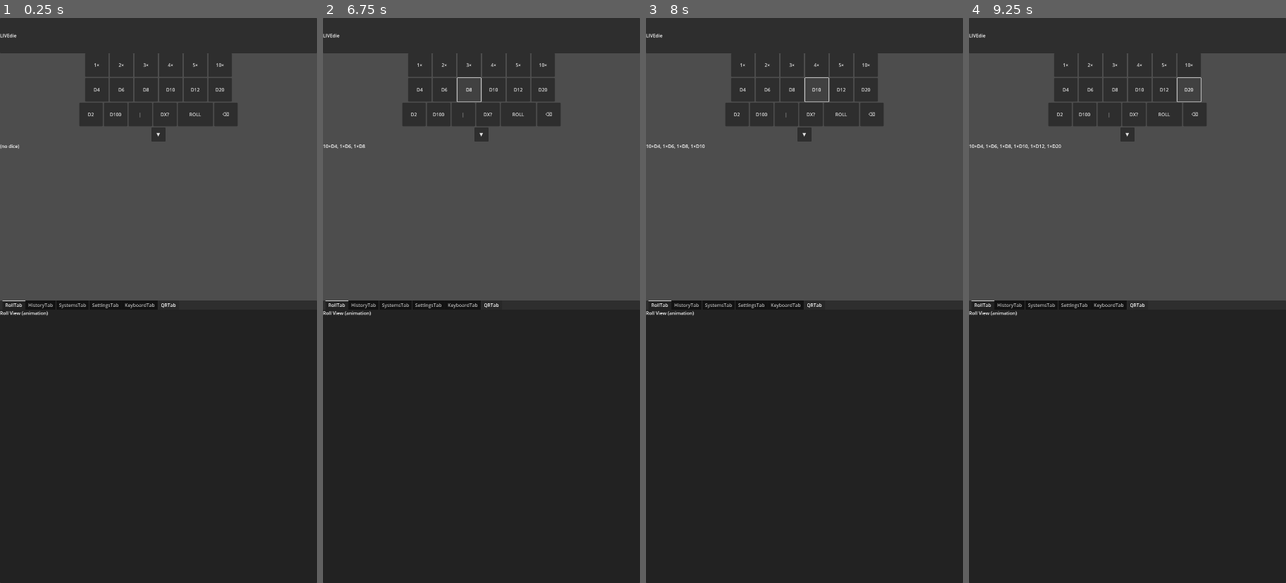
Above: before the commit, frames 1-4 (left to right).
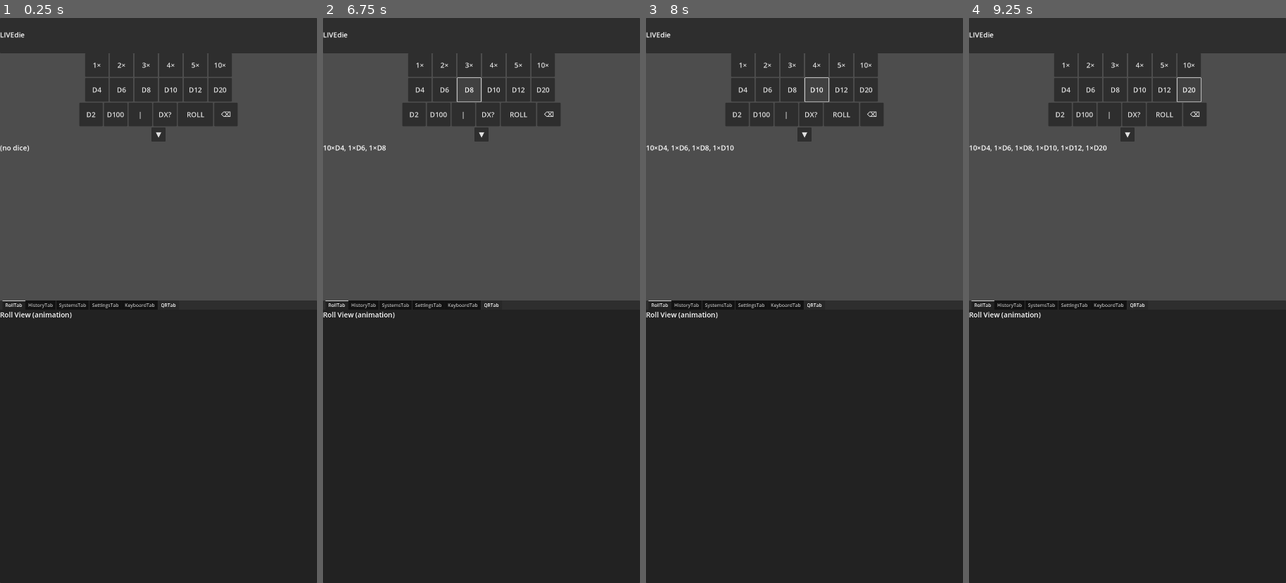
Above: after the commit, the same moments.

Repository: FromAriel/Experiments
Game: Godot game, scene res://scenes/MainUI.tscn
The game is run twice, just before and just after one commit, with the same random seed, the same clock (stepped at 60 frames per second) and the same inputs.
Inputs:
- Up to frame 1 (0.25 s): no input
- Up to frame 2 (6.75 s): click "1×" at 0.5 s; click "2×" at 1.25 s; click "3×" at 2 s; click "4×" at 2.75 s; click "5×" at 3.5 s; click "10×" at 4.25 s; click "D4" at 5 s; click "D6" at 5.75 s; click "D8" at 6.5 s
- Up to frame 3 (8 s): click "D10" at 7.25 s
- Up to frame 4 (9.25 s): click "D12" at 8 s; click "D20" at 8.75 s

The runs differ from the first frame. In frame 1, 0.6% of the frame differs, in the area x 0-73%, y 2-54%; in frame 2, 0.7%; in frame 3, 0.7%; in frame 4, 0.8%.

Commit message:
feat(ui): add scalable UI system

Diff:
--- a/LIVEdie/GOGOT/project.godot
+++ b/LIVEdie/GOGOT/project.godot
@@ -21,6 +21,7 @@
 UIEventBus="res://scripts/UIEventBus.gd"
 RNGManager="res://scripts/RNGManager.gd"
 RollExecutor="res://scripts/RollExecutor.gd"
+UIStyleManager="res://scripts/UIStyleManager.gd"
 
 [display]
 
--- a/LIVEdie/GOGOT/scenes/HistoryTab.tscn
+++ b/LIVEdie/GOGOT/scenes/HistoryTab.tscn
@@ -1,4 +1,6 @@
-[gd_scene load_steps=2 format=3 uid="uid://historytab"]
+[gd_scene load_steps=3 format=3 uid="uid://historytab"]
+
+[ext_resource type="Script" path="res://scripts/UIScalable.gd" id="2"]
 
 [ext_resource type="Script" path="res://scripts/HistoryTab.gd" id="1"]
 ; HistoryTab – scrollable list of past rolls
@@ -10,4 +12,6 @@
 ; Each child will be a HistoryItem label
 
 [node name="HistoryPlaceholder" type="Label" parent="HistoryVBox"]
+script = ExtResource("2")
+groups=[ "scalable_ui" ]
 text = "(History list placeholder)"
--- a/LIVEdie/GOGOT/scenes/KeyboardTab.tscn
+++ b/LIVEdie/GOGOT/scenes/KeyboardTab.tscn
@@ -1,4 +1,6 @@
-[gd_scene format=3 uid="uid://keyboardtab"]
+[gd_scene load_steps=1 format=3 uid="uid://keyboardtab"]
+
+[ext_resource type="Script" path="res://scripts/UIScalable.gd" id="1"]
 
 [node name="KeyboardTab" type="Control"]
 physics_interpolation_mode = 0
@@ -9,6 +11,8 @@
 layout_mode = 0
 
 [node name="LabelA" type="Label" parent="PageA"]
+script = ExtResource("1")
+groups=[ "scalable_ui" ]
 layout_mode = 2
 text = "Numeric Page (A)"
 
@@ -16,5 +20,7 @@
 layout_mode = 0
 
 [node name="LabelB" type="Label" parent="PageB"]
+script = ExtResource("1")
+groups=[ "scalable_ui" ]
 layout_mode = 2
 text = "Notation Page (B)"
--- a/LIVEdie/GOGOT/scenes/MainUI.tscn
+++ b/LIVEdie/GOGOT/scenes/MainUI.tscn
@@ -7,6 +7,7 @@
 [ext_resource type="PackedScene" uid="uid://keyboardtab" path="res://scenes/KeyboardTab.tscn" id="5"]
 [ext_resource type="PackedScene" uid="uid://qrtab" path="res://scenes/QRTab.tscn" id="6"]
 [ext_resource type="Script" uid="uid://bqmovjblayg38" path="res://scripts/DicePad.gd" id="7"]
+[ext_resource type="Script" path="res://scripts/UIScalable.gd" id="8"]
 
 [node name="MainUI" type="Control"]
 custom_minimum_size = Vector2(1080, 1920)
@@ -26,6 +27,9 @@
 layout_mode = 2
 
 [node name="TitleLabel" type="Label" parent="TopBar/BarHBox"]
+script = ExtResource("8")
+groups=[ "scalable_ui" ]
+US_base_size_IN = Vector2(0, 40)
 layout_mode = 2
 text = "LIVEdie"
 
@@ -57,31 +61,43 @@
 size_flags_horizontal = 2
 
 [node name="Qty1" type="Button" parent="DicePad/QtyRow"]
+script = ExtResource("8")
+groups=[ "scalable_ui" ]
 custom_minimum_size = Vector2(80, 80)
 layout_mode = 2
 text = "1×"
 
 [node name="Qty2" type="Button" parent="DicePad/QtyRow"]
+script = ExtResource("8")
+groups=[ "scalable_ui" ]
 custom_minimum_size = Vector2(80, 80)
 layout_mode = 2
 text = "2×"
 
 [node name="Qty3" type="Button" parent="DicePad/QtyRow"]
+script = ExtResource("8")
+groups=[ "scalable_ui" ]
 custom_minimum_size = Vector2(80, 80)
 layout_mode = 2
 text = "3×"
 
 [node name="Qty4" type="Button" parent="DicePad/QtyRow"]
+script = ExtResource("8")
+groups=[ "scalable_ui" ]
 custom_minimum_size = Vector2(80, 80)
 layout_mode = 2
 text = "4×"
 
 [node name="Qty5" type="Button" parent="DicePad/QtyRow"]
+script = ExtResource("8")
+groups=[ "scalable_ui" ]
 custom_minimum_size = Vector2(80, 80)
 layout_mode = 2
 text = "5×"
 
 [node name="Qty10" type="Button" parent="DicePad/QtyRow"]
+script = ExtResource("8")
+groups=[ "scalable_ui" ]
 custom_minimum_size = Vector2(80, 80)
 layout_mode = 2
 text = "10×"
@@ -98,31 +114,43 @@
 size_flags_horizontal = 2
 
 [node name="D4" type="Button" parent="DicePad/CommonDiceRow"]
+script = ExtResource("8")
+groups=[ "scalable_ui" ]
 custom_minimum_size = Vector2(80, 80)
 layout_mode = 2
 text = "D4"
 
 [node name="D6" type="Button" parent="DicePad/CommonDiceRow"]
+script = ExtResource("8")
+groups=[ "scalable_ui" ]
 custom_minimum_size = Vector2(80, 80)
 layout_mode = 2
 text = "D6"
 
 [node name="D8" type="Button" parent="DicePad/CommonDiceRow"]
+script = ExtResource("8")
+groups=[ "scalable_ui" ]
 custom_minimum_size = Vector2(80, 80)
 layout_mode = 2
 text = "D8"
 
 [node name="D10" type="Button" parent="DicePad/CommonDiceRow"]
+script = ExtResource("8")
+groups=[ "scalable_ui" ]
 custom_minimum_size = Vector2(80, 80)
 layout_mode = 2
 text = "D10"
 
 [node name="D12" type="Button" parent="DicePad/CommonDiceRow"]
+script = ExtResource("8")
+groups=[ "scalable_ui" ]
 custom_minimum_size = Vector2(80, 80)
 layout_mode = 2
 text = "D12"
 
 [node name="D20" type="Button" parent="DicePad/CommonDiceRow"]
+script = ExtResource("8")
+groups=[ "scalable_ui" ]
 custom_minimum_size = Vector2(80, 80)
 layout_mode = 2
 text = "D20"
@@ -139,31 +167,44 @@
 size_flags_horizontal = 2
 
 [node name="D2Btn" type="Button" parent="DicePad/AdvancedRow"]
+script = ExtResource("8")
+groups=[ "scalable_ui" ]
 custom_minimum_size = Vector2(80, 80)
 layout_mode = 2
 text = "D2"
 
 [node name="D100Btn" type="Button" parent="DicePad/AdvancedRow"]
+script = ExtResource("8")
+groups=[ "scalable_ui" ]
 custom_minimum_size = Vector2(80, 80)
 layout_mode = 2
 text = "D100"
 
 [node name="PipeBtn" type="Button" parent="DicePad/AdvancedRow"]
+script = ExtResource("8")
+groups=[ "scalable_ui" ]
 custom_minimum_size = Vector2(80, 80)
 layout_mode = 2
 text = "|"
 
 [node name="DXPromptBtn" type="Button" parent="DicePad/AdvancedRow"]
+script = ExtResource("8")
+groups=[ "scalable_ui" ]
 custom_minimum_size = Vector2(80, 80)
 layout_mode = 2
 text = "DX?"
 
 [node name="RollBtn" type="Button" parent="DicePad/AdvancedRow"]
+script = ExtResource("8")
+groups=[ "scalable_ui" ]
+US_base_size_IN = Vector2(120, 80)
 custom_minimum_size = Vector2(120, 80)
 layout_mode = 2
 text = "ROLL"
 
 [node name="BackspaceBtn" type="Button" parent="DicePad/AdvancedRow"]
+script = ExtResource("8")
+groups=[ "scalable_ui" ]
 custom_minimum_size = Vector2(80, 80)
 layout_mode = 2
 text = "⌫"
@@ -173,12 +214,18 @@
 size_flags_horizontal = 2
 
 [node name="SystemDropdown" type="Button" parent="DicePad"]
+script = ExtResource("8")
+groups=[ "scalable_ui" ]
+US_base_size_IN = Vector2(48, 48)
 custom_minimum_size = Vector2(48, 48)
 layout_mode = 2
 size_flags_horizontal = 4
 text = "▼"
 
 [node name="QueueLabel" type="Label" parent="DicePad"]
+script = ExtResource("8")
+groups=[ "scalable_ui" ]
+US_base_size_IN = Vector2(0, 40)
 custom_minimum_size = Vector2(0, 40)
 layout_mode = 2
 text = "(no dice)"
--- a/LIVEdie/GOGOT/scenes/QRTab.tscn
+++ b/LIVEdie/GOGOT/scenes/QRTab.tscn
@@ -1,4 +1,6 @@
-[gd_scene load_steps=1 format=3 uid="uid://qrtab"]
+[gd_scene load_steps=2 format=3 uid="uid://qrtab"]
+
+[ext_resource type="Script" path="res://scripts/UIScalable.gd" id="1"]
 ; QRTab – placeholder for QR code connection
 ; Next step: generate code from session info
 [node name="QRTab" type="Control"]
@@ -7,4 +9,6 @@
 anchor_right = 1.0
 anchor_bottom = 1.0
 [node name="PlaceholderLabel" type="Label" parent="."]
+script = ExtResource("1")
+groups=[ "scalable_ui" ]
 text = "(QR code placeholder)"
--- a/LIVEdie/GOGOT/scenes/RollTab.tscn
+++ b/LIVEdie/GOGOT/scenes/RollTab.tscn
@@ -1,6 +1,7 @@
-[gd_scene load_steps=2 format=3 uid="uid://rolltab"]
+[gd_scene load_steps=3 format=3 uid="uid://rolltab"]
 
 [ext_resource type="Script" uid="uid://gctxcv00gj5w" path="res://scripts/RollTab.gd" id="1"]
+[ext_resource type="Script" path="res://scripts/UIScalable.gd" id="2"]
 
 [node name="RollTab" type="Control"]
 layout_mode = 3
@@ -13,5 +14,7 @@
 anchor_bottom = 1.0
 
 [node name="PlaceholderLabel" type="Label" parent="."]
+script = ExtResource("2")
+groups=[ "scalable_ui" ]
 layout_mode = 0
 text = "Roll View (animation)"
--- a/LIVEdie/GOGOT/scenes/SettingsTab.tscn
+++ b/LIVEdie/GOGOT/scenes/SettingsTab.tscn
@@ -1,12 +1,23 @@
-[gd_scene load_steps=1 format=3 uid="uid://settingstab"]
+[gd_scene load_steps=2 format=3 uid="uid://settingstab"]
+
+[ext_resource type="Script" path="res://scripts/UIScalable.gd" id="2"]
+
+[ext_resource type="Script" path="res://scripts/SettingsTab.gd" id="1"]
 ; SettingsTab – UI preferences
 ; Next: hook controls to config storage
 [node name="SettingsTab" type="VBoxContainer"]
+script = ExtResource("1")
 
 [node name="ThemeColor" type="ColorPickerButton" parent="."]
-[node name="PlaceholderLabel" type="Label" parent="."]
-text = "(Settings placeholder)"
-[node name="FontScaleSlider" type="HSlider" parent="."]
+[node name="UIScaleLabel" type="Label" parent="."]
+script = ExtResource("2")
+groups=[ "scalable_ui" ]
+text = "UI Scale"
+[node name="UIScaleSlider" type="HSlider" parent="."]
+value = 1.0
+min_value = 0.5
+max_value = 2.0
+step = 0.1
 [node name="AnimLevelOption" type="OptionButton" parent="."]
 [node name="SettingsSpacer" type="Control" parent="."]
 size_flags_vertical = 3
--- a/LIVEdie/GOGOT/scenes/SystemsTab.tscn
+++ b/LIVEdie/GOGOT/scenes/SystemsTab.tscn
@@ -1,4 +1,6 @@
-[gd_scene load_steps=1 format=3 uid="uid://systemstab"]
+[gd_scene load_steps=2 format=3 uid="uid://systemstab"]
+
+[ext_resource type="Script" path="res://scripts/UIScalable.gd" id="1"]
 ; SystemsTab – choose rulesets, star favorites
 ; TODO: connect selection to UIEventBus system_selected
 [node name="SystemsTab" type="ScrollContainer"]
@@ -7,4 +9,6 @@
 ; Placeholder buttons with star checkboxes
 
 [node name="SystemsPlaceholder" type="Label" parent="SystemVBox"]
+script = ExtResource("1")
+groups=[ "scalable_ui" ]
 text = "(Systems list placeholder)"
--- /dev/null
+++ b/LIVEdie/GOGOT/scripts/SettingsTab.gd
@@ -0,0 +1,21 @@
+###############################################################
+# LIVEdie/GOGOT/scripts/SettingsTab.gd
+# Key Classes      • SettingsTab – user preferences panel
+# Key Functions    • _on_UIScaleSlider_value_changed
+# Critical Consts  • (none)
+# Editor Exports   • (none)
+# Dependencies     • UIStyleManager.gd
+# Last Major Rev   • 25-07-12 – connect UI scale slider
+###############################################################
+class_name SettingsTab
+extends VBoxContainer
+
+@onready var ST_ui_scale_slider_SH: HSlider = $UIScaleSlider
+
+
+func _ready() -> void:
+    ST_ui_scale_slider_SH.value_changed.connect(_on_UIScaleSlider_value_changed)
+
+
+func _on_UIScaleSlider_value_changed(value: float) -> void:
+    get_node("/root/UIStyleManager").set_scale(value)
--- /dev/null
+++ b/LIVEdie/GOGOT/scripts/UIScalable.gd
@@ -0,0 +1,26 @@
+###############################################################
+# LIVEdie/GOGOT/scripts/UIScalable.gd
+# Key Classes      • UIScalable – adjusts node size based on UI scale
+# Key Functions    • update_ui_scale
+# Critical Consts  • (none)
+# Editor Exports   • US_base_size_IN: Vector2
+#                  • US_base_font_IN: int
+# Dependencies     • UIStyleManager.gd
+# Last Major Rev   • 25-07-12 – initial implementation
+###############################################################
+class_name UIScalable
+extends Control
+
+@export var US_base_size_IN: Vector2 = Vector2(80, 80)
+@export var US_base_font_IN: int = 24
+
+
+func _ready() -> void:
+    var manager := get_node("/root/UIStyleManager")
+    manager.scale_changed.connect(update_ui_scale)
+    update_ui_scale(manager.US_scale_SH)
+
+
+func update_ui_scale(scale: float) -> void:
+    custom_minimum_size = US_base_size_IN * scale
+    add_theme_font_size_override("font_size", int(US_base_font_IN * scale))
--- /dev/null
+++ b/LIVEdie/GOGOT/scripts/UIStyleManager.gd
@@ -0,0 +1,21 @@
+###############################################################
+# LIVEdie/GOGOT/scripts/UIStyleManager.gd
+# Key Classes      • UIStyleManager – manages global UI scaling
+# Key Functions    • set_scale
+# Critical Consts  • (none)
+# Editor Exports   • (none)
+# Dependencies     • (none)
+# Last Major Rev   • 25-07-12 – initial implementation
+###############################################################
+class_name UIStyleManager
+extends Node
+signal scale_changed(new_scale: float)
+
+var US_scale_SH := 1.0
+
+
+func set_scale(v: float) -> void:
+    v = clamp(v, 0.5, 2.0)
+    if not is_equal_approx(v, US_scale_SH):
+        US_scale_SH = v
+        scale_changed.emit(US_scale_SH)
Not shown: 1 places in LIVEdie/GOGOT/scenes/MainUI.tscn that only renumber resources
